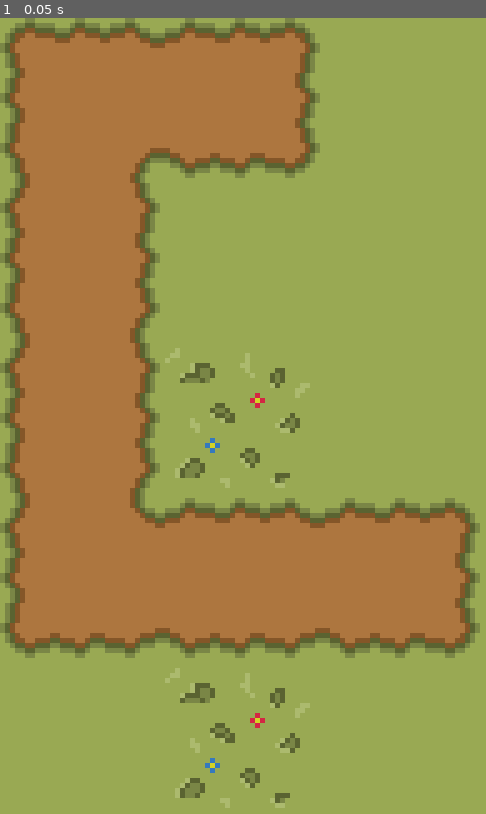
Above: before the commit, frame 1.
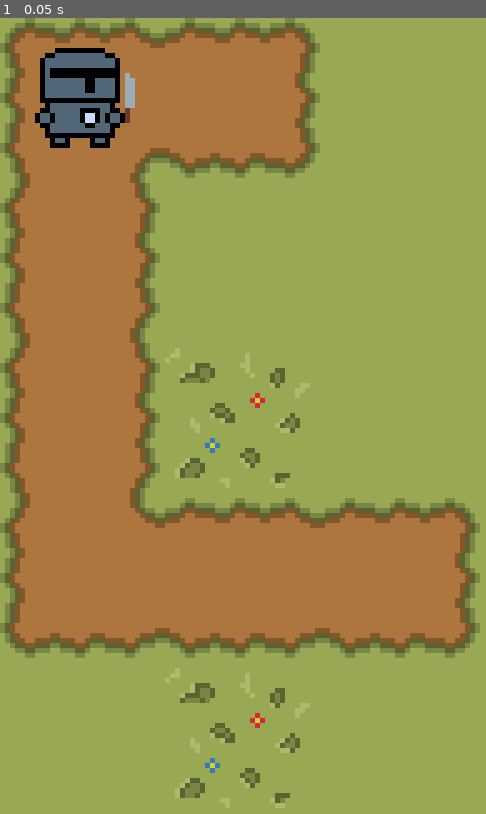
Above: after the commit, the same moment.

Repository: rluop/rdjgameproject
Game: Godot game, scene res://main.tscn
The game is run twice, just before and just after one commit, with the same random seed, the same clock (stepped at 60 frames per second) and the same inputs. The project has no main scene, so this scene is started directly.
Inputs:
- Up to frame 1 (0.05 s): no input

The runs differ from the first frame. In frame 1, 2.0% of the frame differs, in the area x 7-28%, y 3-17%.

Commit message:
added player sprite to scene

Diff:
--- a/rdjgame/main.tscn
+++ b/rdjgame/main.tscn
@@ -1,6 +1,7 @@
-[gd_scene load_steps=4 format=4 uid="uid://cpqukfj6mepqu"]
+[gd_scene load_steps=5 format=4 uid="uid://cpqukfj6mepqu"]
 
 [ext_resource type="Texture2D" uid="uid://drbcwbsilipfj" path="res://grassanddirttilesheet.png" id="1_ig7tw"]
+[ext_resource type="Texture2D" uid="uid://fybvmemttr3u" path="res://knight.png" id="3_1bvp3"]
 
 [sub_resource type="TileSetAtlasSource" id="TileSetAtlasSource_0xm2m"]
 texture = ExtResource("1_ig7tw")
@@ -153,3 +154,9 @@
 [node name="TileMapLayer" type="TileMapLayer" parent="TileMap"]
 tile_map_data = PackedByteArray("AAAAAAAAAAAAAAQAAAAAAAEAAAADAAIAAAAAAAIAAAADAAIAAAAAAAMAAAAAAAUAAAAAAAQAAAAEAAIAAAAAAA …(2224 unchanged characters)…
 tile_set = SubResource("TileSet_h2yge")
+
+[node name="Player" type="Node2D" parent="."]
+
+[node name="Sprite2D" type="Sprite2D" parent="Player"]
+position = Vector2(16, 16)
+texture = ExtResource("3_1bvp3")
